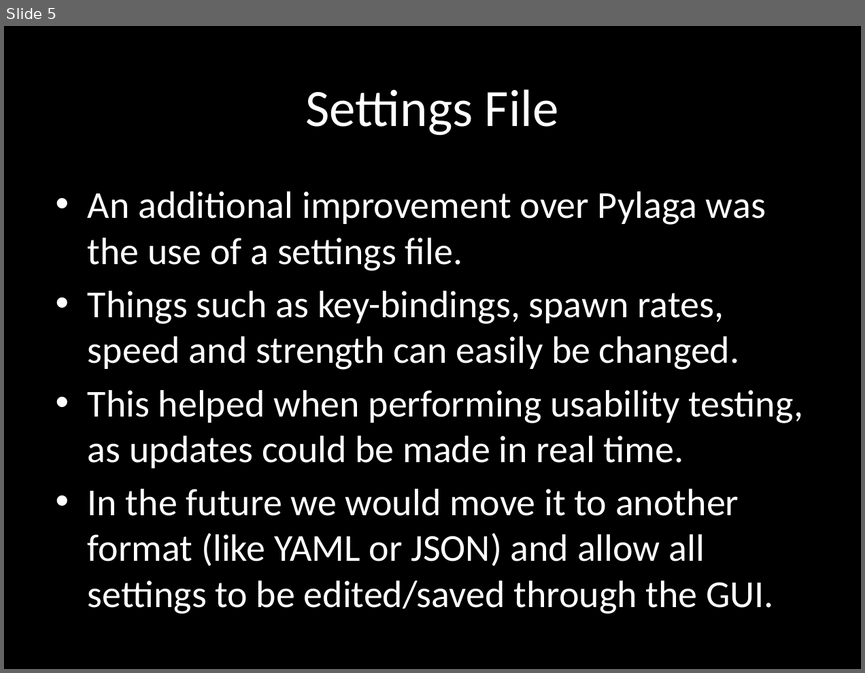
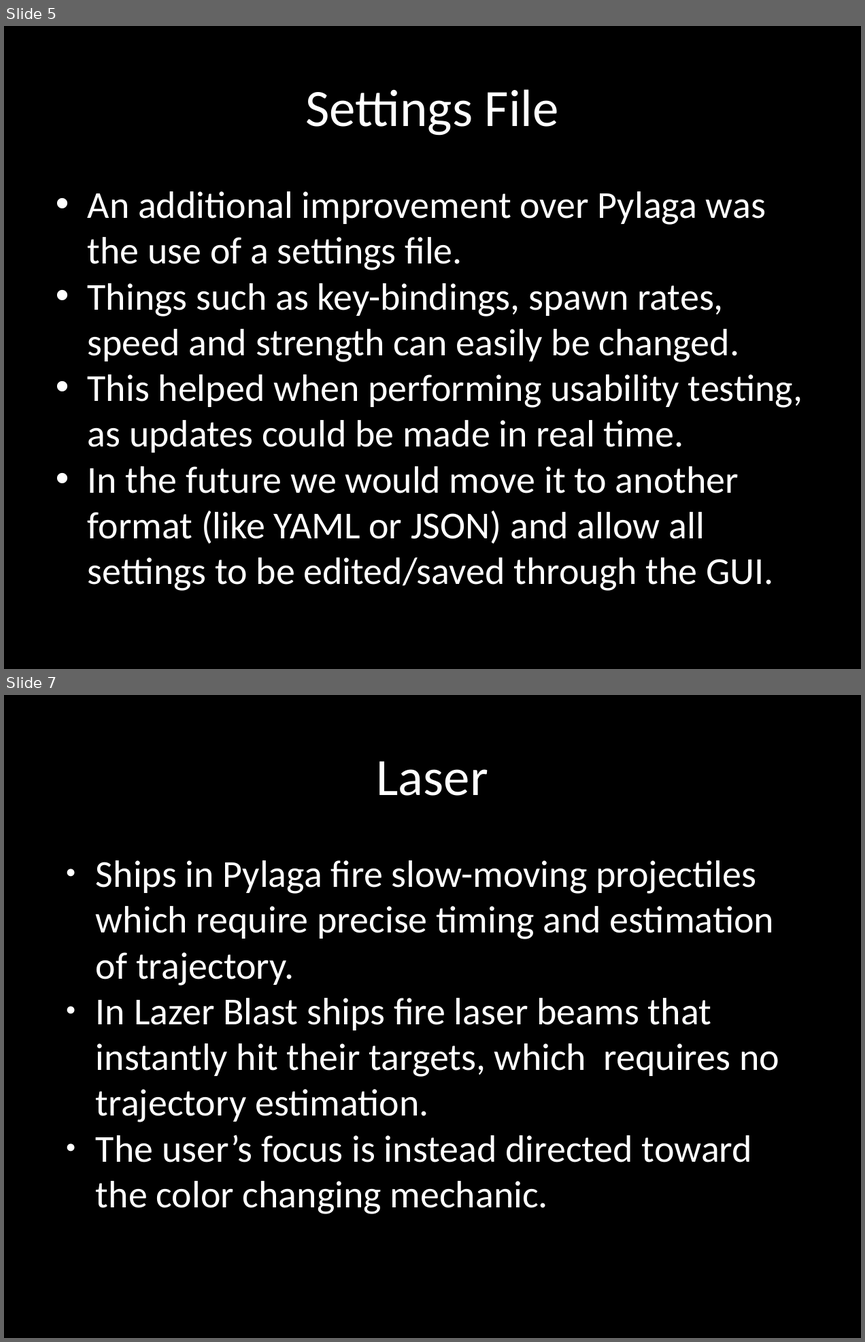
Before and after one commit to terrencepreilly/CPS410, a slide deck: final_presentation/Presentation.pptx. Shown one above the other, each under a label of ours: slide 5 before the commit, slides 5 and 7 after it; the slides between them are not shown. The pictures are 865x673 and 865x1342 pixels, drawn with LibreOffice and Linux fonts; fonts in the diff are those of the drawing. Boxes give left, top, right and bottom in pixels: in the first picture for what was removed or moved away, otherwise in the second. Text is boxed around its words. In the diff, an @@ line names an element or a change of style, - is before the commit and + after.

```diff
--- a/final_presentation/Presentation.pptx
+++ b/final_presentation/Presentation.pptx
@@ slide 7 added at [4,695,861,1338], background #000000 @@
@@ text added at [376,761,487,796], 44 pt, text #FFFFFF @@
+Laser
@@ text added at [96,860,779,1214], 32 pt, text #FFFFFF @@
+● Ships in Pylaga fire slow-moving projectiles which require precise timing and estimation of trajectory.
+● In Lazer Blast ships fire laser beams that instantly hit their targets, which requires no trajectory estimation.
+● The user’s focus is instead directed toward the color changing mechanic.
@@ slide 5 changed as well @@
@@ text "An additional improvement over Pylaga ..." at [88,191,803,590]: indent changed; less space between paragraphs @@
```
Also in this commit, not shown: 4 other slides changed, 3 other slides added, 4 slides removed.
